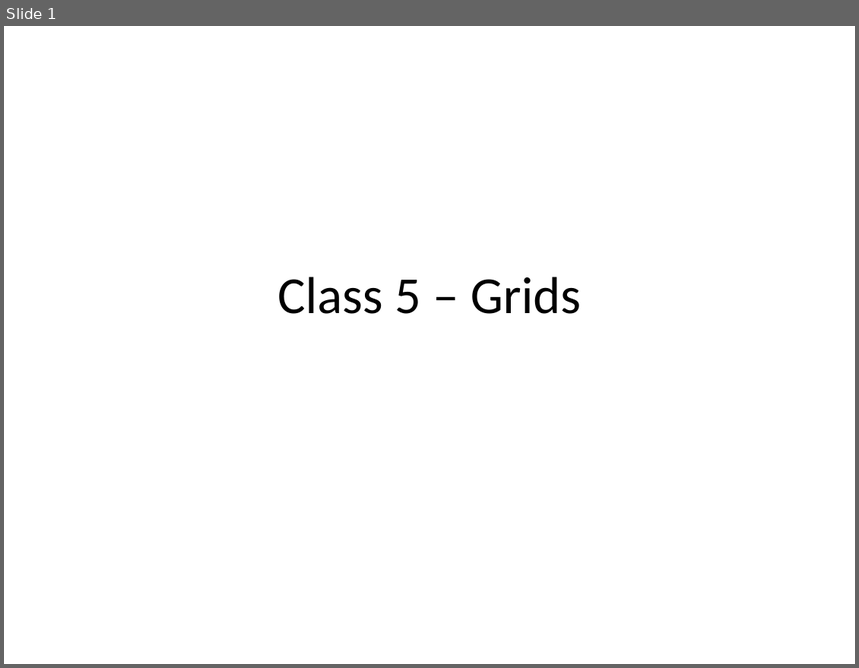
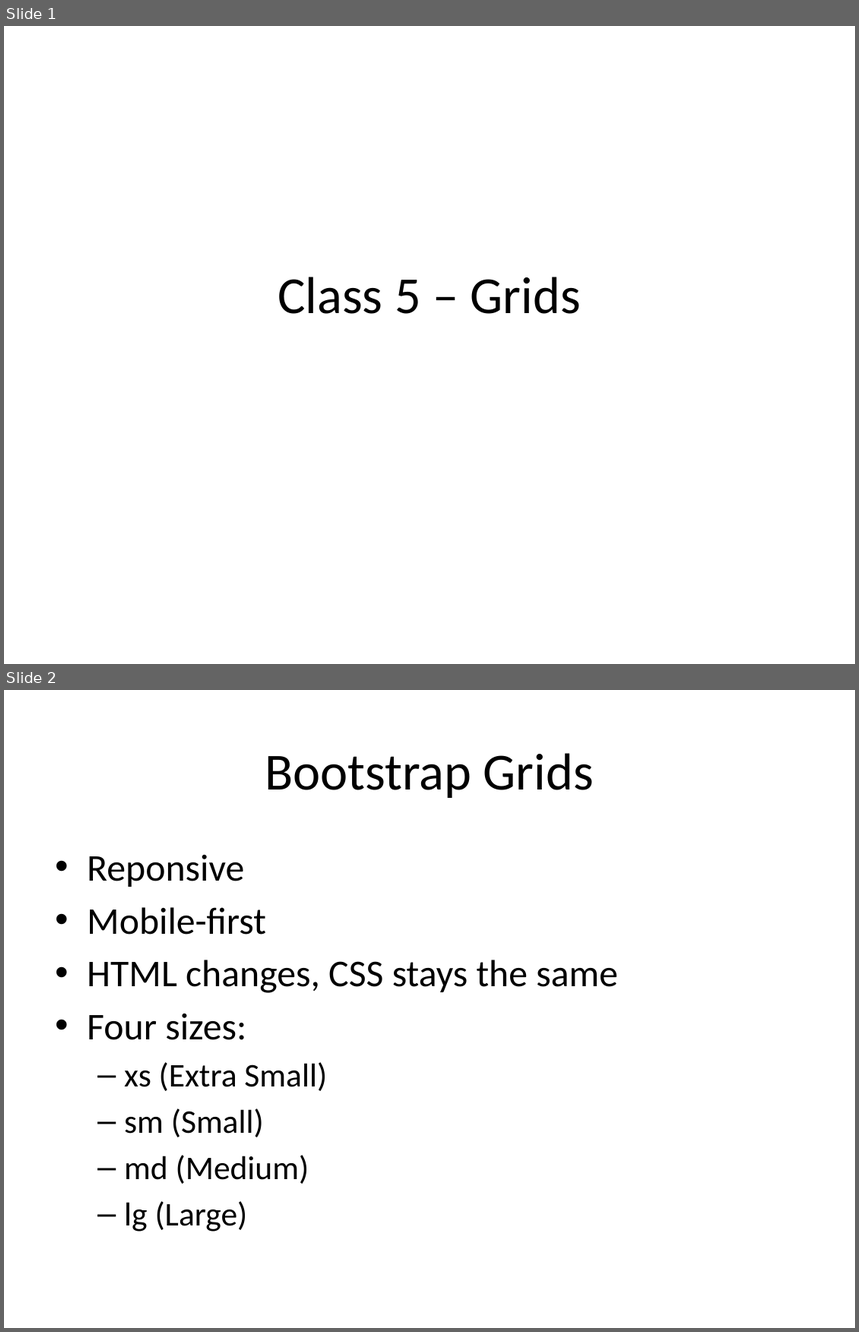
Before and after one commit to BAS-WEB/class05, a slide deck: ppt/Basweb02-05-03-grids-empty.pptx. Shown one above the other, each under a label of ours: slide 1 before the commit, slides 1 and 2 after it. The pictures are 859x668 and 859x1332 pixels, drawn with LibreOffice and Linux fonts; fonts in the diff are those of the drawing. Boxes give left, top, right and bottom in pixels: in the first picture for what was removed or moved away, otherwise in the second. Text is boxed around its words. In the diff, an @@ line names an element or a change of style, - is before the commit and + after.

Commit message:
Bootstrap grids - further info

```diff
--- a/ppt/Basweb02-05-03-grids-empty.pptx
+++ b/ppt/Basweb02-05-03-grids-empty.pptx
@@ slide 2 added at (4,690,855,1328), background #FFFFFF @@
@@ title added at (265,753,594,798), 44 pt, text #000000 @@
+Bootstrap Grids
@@ text added at (87,854,618,1232), 32 pt, text #000000 @@
+• Reponsive
+• Mobile-first
+• HTML changes, CSS stays the same
+• Four sizes:
+  – xs (Extra Small)
+  – sm (Small)
+  – md (Medium)
+  – lg (Large)
```
Also in this commit, not shown: 6 other slides added, 2 slides removed.
